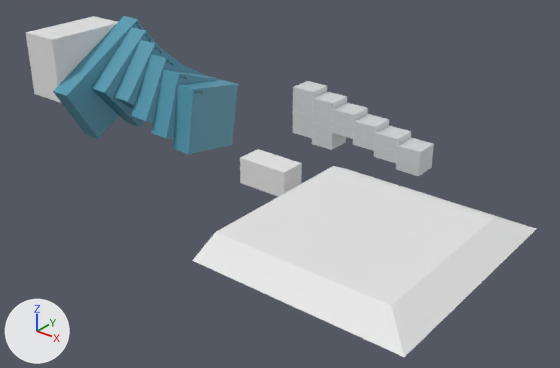
The glTF model assets/models/Gym area.glb: old version first, new version second.
One viewpoint serves both versions: a 50 mm camera at (31.9, -68.8, 23.5) aimed at (-1.7, -26.8, -2.6). Lighting does not change. The marker at lower left points along +X, +Y and +Z. The picture after the commit comes second. Where no turn or scale is listed for an object, it has been applied to the vertices.

Objects in the first picture: '0.5m', '1.0m', '1.5m', '10 deg', '2.0m', '2.0m.001', '2.5m', '2.5m.001', '2.5m.002', '20 deg', '3.0m', '30 deg', '40 deg', '50 deg', '60 deg', 'Cube', 'Start platform'.
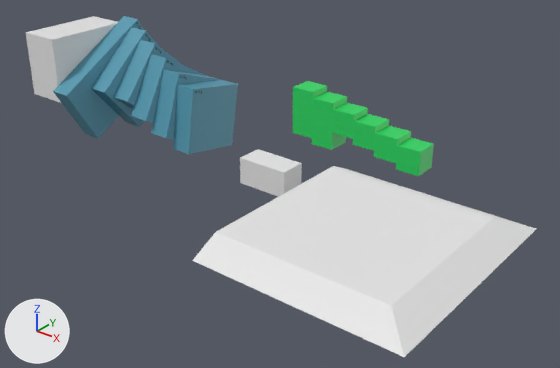
Where the newer file only moved an object's origin or applied its transform, the numbers keep the older frame.

Pixel boxes [x1, y1, x2, y2] of what changed, in the pictures (560 x 368 px):
'0.5m', surface changed (grey to green): [396, 138, 434, 176] in both
'1.0m', surface changed (grey to green): [374, 126, 411, 163] in both
'1.5m', surface changed (grey to green): [353, 114, 389, 151] in both
'2.0m', surface changed (grey to green): [332, 103, 368, 139] in both
'2.5m', surface changed (grey to green): [312, 92, 347, 127] in both
'3.0m', surface changed (grey to green): [293, 81, 327, 115] in both
'2.5m.001', surface changed (grey to green): [312, 121, 346, 150] in both
'2.5m.002', surface changed (grey to green): [293, 110, 312, 138] in both

What the commit changed:
Picture 'Height cube diffuse' (img_height_cube_diffuse) is new.
Material 'Height reference cube' (mat_height_reference_cube) changes its picture from img_texture_02 to img_height_cube_diffuse.
